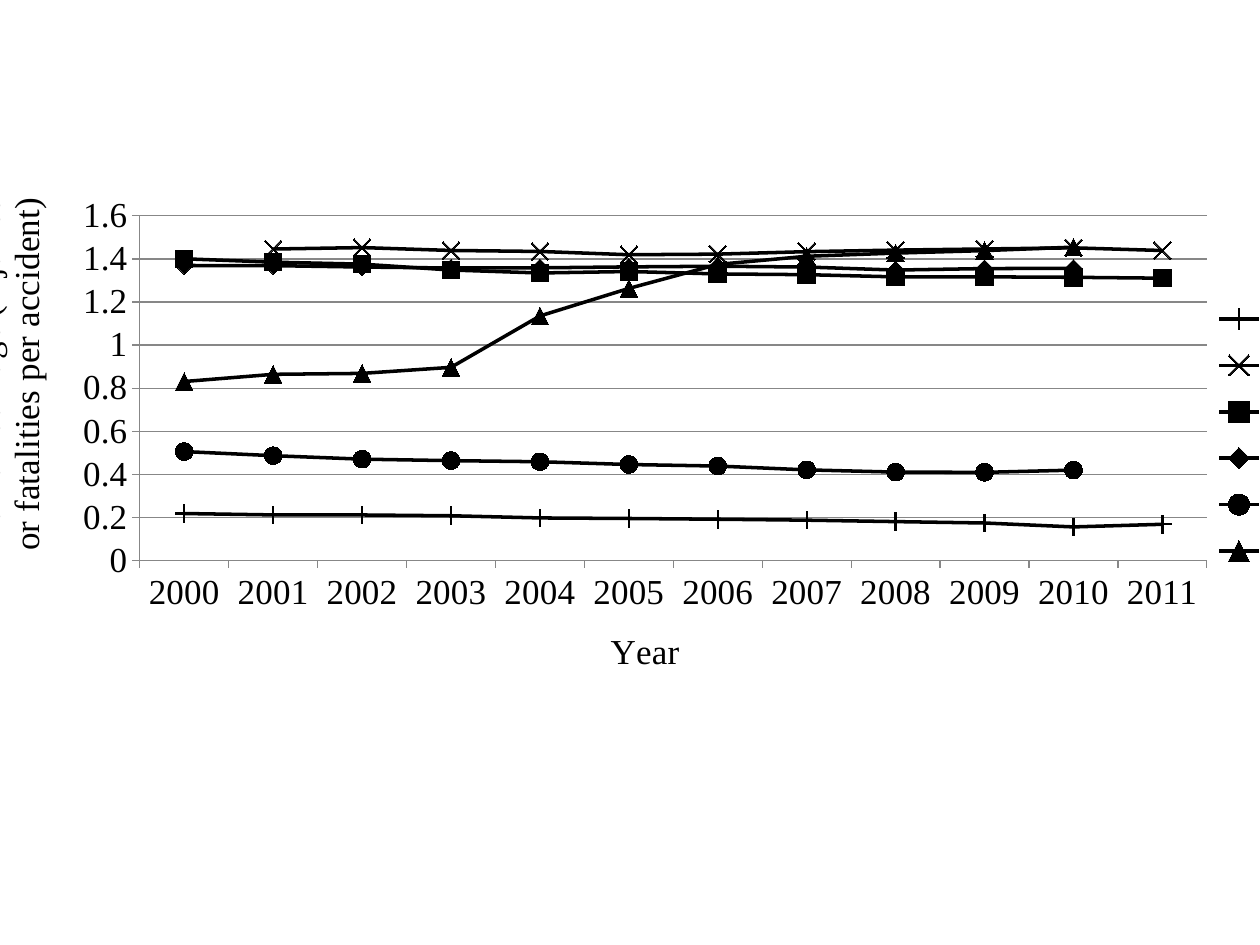
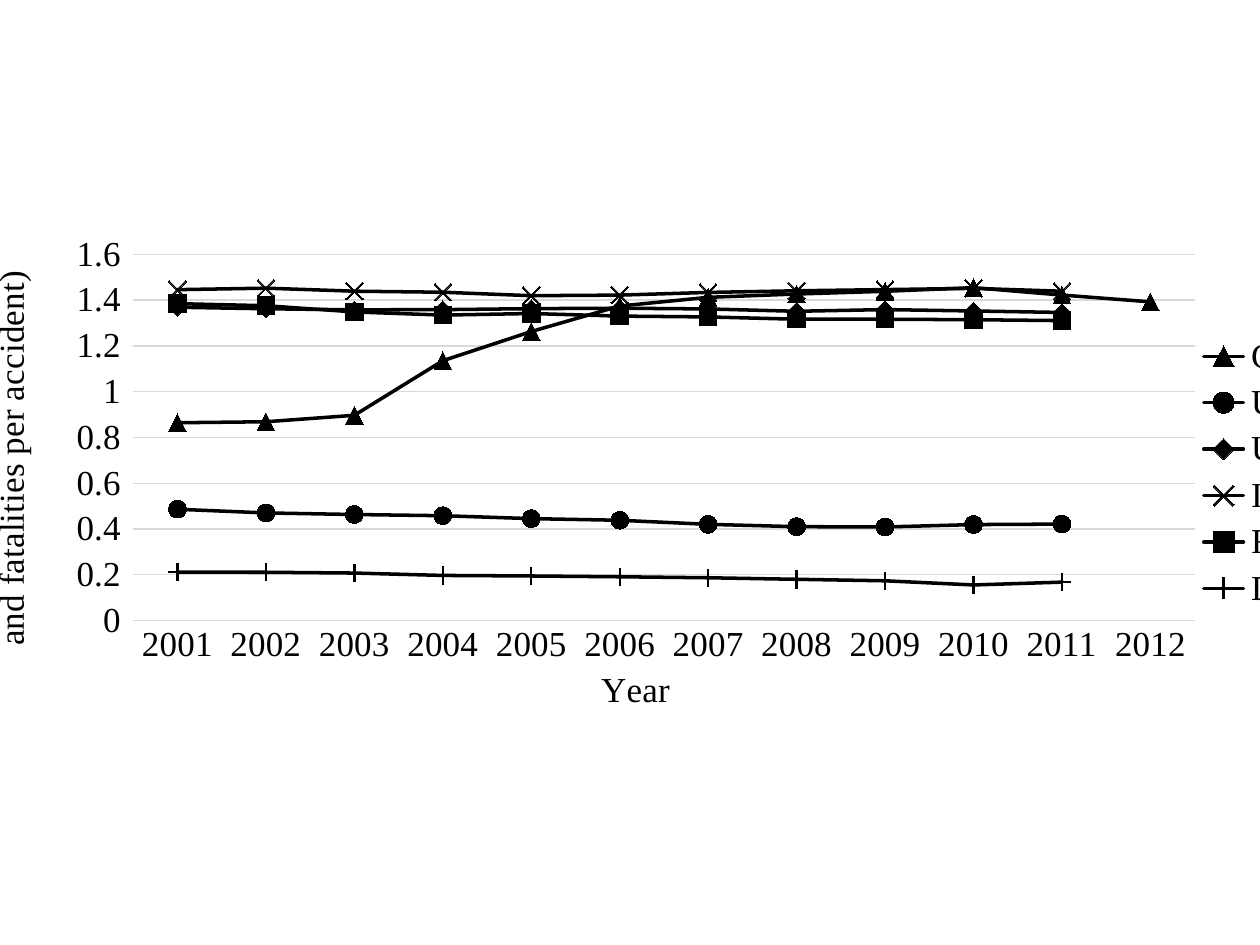
Before and after one commit to woodyme/i.center_my_workzone, a slide deck: slide 2 of China Traffic Accident Analysis/图表汇总.pptx. Drawn at 1260x945 pixels with LibreOffice and Linux fonts; fonts in the diff are those of the drawing. Boxes give left, top, right and bottom in pixels: in the first picture for what was removed or moved away, otherwise in the second. Text is boxed around its words. In the diff, an @@ line names an element or a change of style, - is before the commit and + after.

```diff
--- a/China Traffic Accident Analysis/图表汇总.pptx
+++ b/China Traffic Accident Analysis/图表汇总.pptx
@@ line chart at <box>0,224,1260,721</box> @@
-categories: 2000, 2001, 2002, 2003, 2004, 2005, 2006, 2007, 2008, 2009, 2010, 2011
+categories: 2001, 2002, 2003, 2004, 2005, 2006, 2007, 2008, 2009, 2010, 2011, 2012
-DE: 0.22, 0.21, 0.21, 0.21, 0.2, 0.19, 0.19, 0.19, 0.18, 0.17, 0.16, 0.17
+CN: 0.86, 0.87, 0.9, 1.14, 1.26, 1.37, 1.41, 1.43, 1.44, 1.45, 1.42, 1.39
-IT: -, 1.45, 1.45, 1.44, 1.43, 1.42, 1.42, 1.43, 1.44, 1.45, 1.45, 1.44
+US: 0.49, 0.47, 0.46, 0.46, 0.45, 0.44, 0.42, 0.41, 0.41, 0.42, 0.42, -
-FR: 1.4, 1.38, 1.38, 1.35, 1.33, 1.34, 1.33, 1.33, 1.32, 1.32, 1.31, 1.31
+UK: 1.37, 1.36, 1.36, 1.36, 1.36, 1.36, 1.36, 1.35, 1.36, 1.35, 1.35, -
-UK: 1.37, 1.37, 1.36, 1.36, 1.36, 1.36, 1.37, 1.36, 1.35, 1.36, 1.36, -
+IT: 1.45, 1.45, 1.44, 1.43, 1.42, 1.42, 1.43, 1.44, 1.45, 1.45, 1.44, -
-US: 0.51, 0.49, 0.47, 0.46, 0.46, 0.45, 0.44, 0.42, 0.41, 0.41, 0.42, -
+FR: 1.38, 1.38, 1.35, 1.33, 1.34, 1.33, 1.33, 1.32, 1.32, 1.31, 1.31, -
-CN: 0.83, 0.86, 0.87, 0.9, 1.14, 1.26, 1.37, 1.41, 1.43, 1.44, 1.45, -
+DE: 0.21, 0.21, 0.21, 0.2, 0.19, 0.19, 0.19, 0.18, 0.17, 0.16, 0.17, -
@@ category axis title "Year" to "Year " @@
@@ value axis title "Human damage (injuries or fatalities per accident)" to "Human Damage (injuries and fatalities per accident) " @@
@@ legend changed @@
@@ category axis changed @@
@@ value axis changed @@
@@ plot area changed @@
@@ line chart: place and size @@
-line chart at <box>0,186,1260,683</box>
+line chart at <box>0,224,1260,721</box>
```
Also in this commit, not shown: 23 other slides changed, 6 other files.
